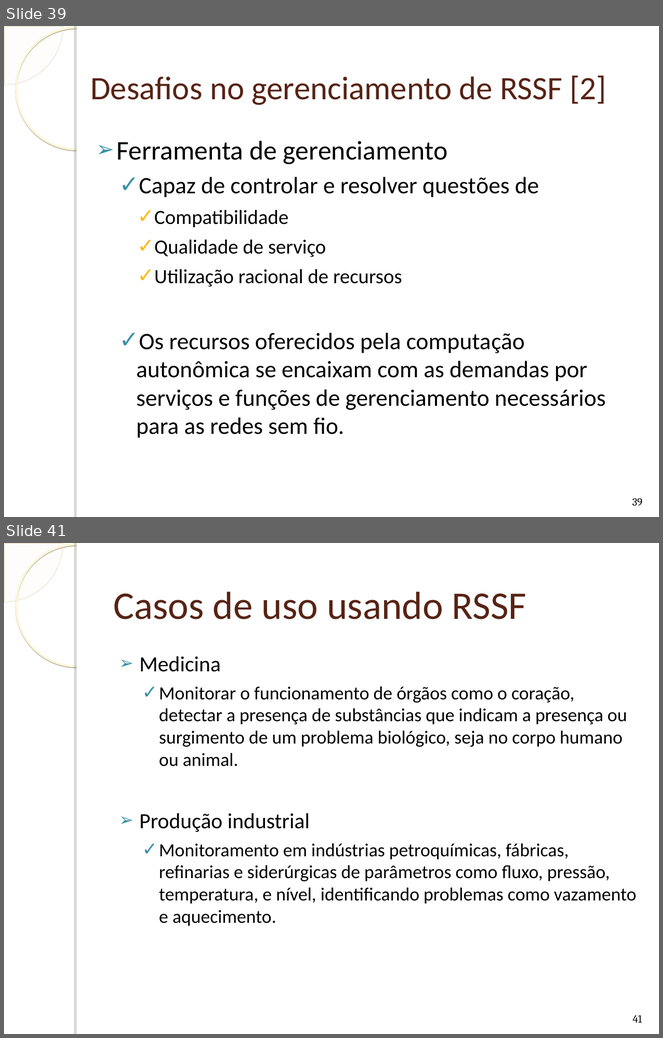
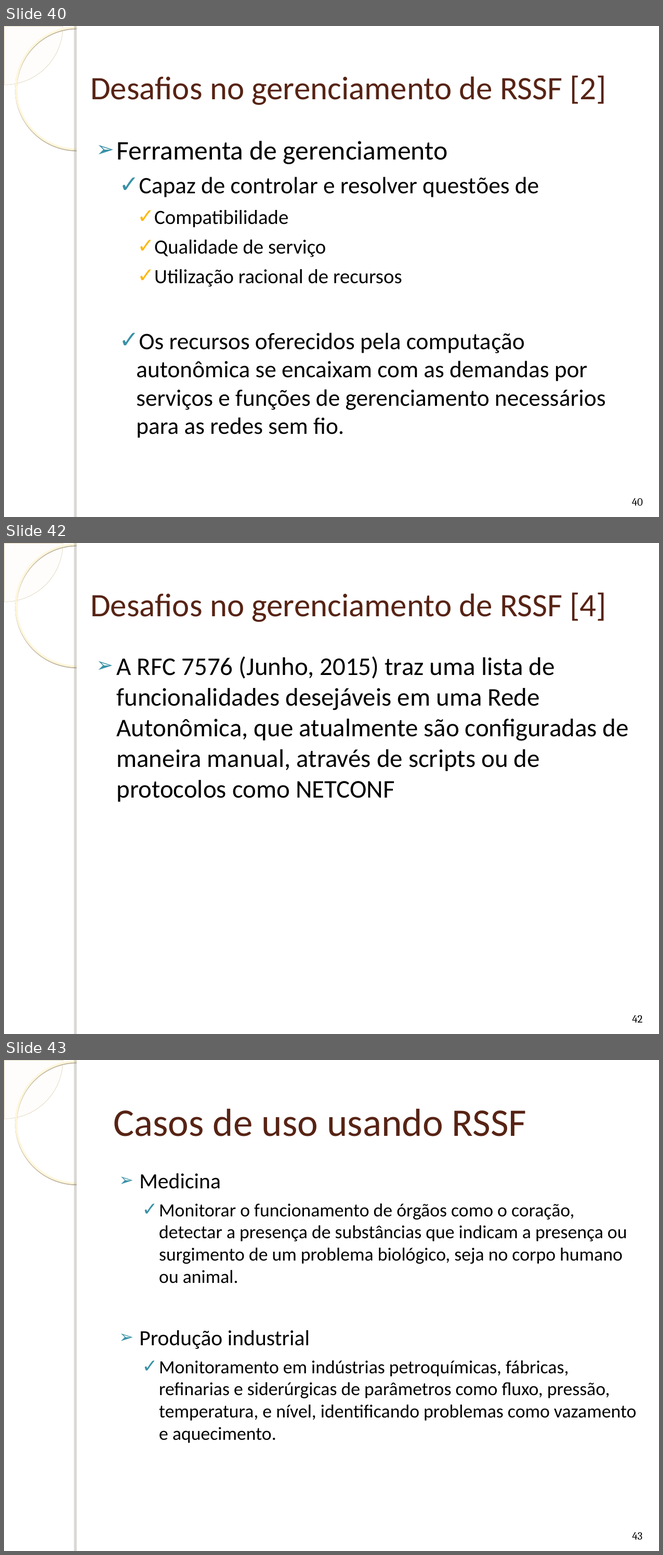
Before and after one commit to humbertogaliza/relatorio-mob655, a slide deck: Apresentação Redes Autonômicas.ppt. Shown one above the other, each under a label of ours: slides 39 and 41 before the commit, slides 40, 42 and 43 after it; the slides between them are not shown. The pictures are 663x1038 and 663x1555 pixels, drawn with LibreOffice and Linux fonts; fonts in the diff are those of the drawing; background and template pictures are left out. Boxes give left, top, right and bottom in pixels: in the first picture for what was removed or moved away, otherwise in the second. Text is boxed around its words. In the diff, an @@ line names an element or a change of style, - is before the commit and + after.

```diff
--- a/Apresentação Redes Autonômicas.ppt
+++ b/Apresentação Redes Autonômicas.ppt
@@ slide 42 added at box(4, 543, 659, 1034), background picture (left out); not listed: 4 template elements that a slide beside it also shows @@
@@ title added at box(90, 592, 607, 622), 36 pt, text #572314 @@
+Desafios no gerenciamento de RSSF [4]
@@ text added at box(116, 656, 629, 802), 28 pt, text #000000 @@
+➢ A RFC 7576 (Junho, 2015) traz uma lista de funcionalidades desejáveis em uma Rede Autonômica, que atualmente são configuradas de maneira manual, através de scripts ou de protocolos como NETCONF
@@ page number added at box(632, 1016, 643, 1023), 12 pt, text #000000 @@
+42
@@ what was slide 39 is now slide 40 @@
@@ page number at box(632, 498, 643, 506): text changed @@
-39
+40
@@ what was slide 41 is now slide 43 @@
@@ page number at box(632, 1533, 643, 1540): text changed @@
-41
+43
```
Also in this commit, not shown: 7 slides changed, 1 other slide added, 1 other file.
